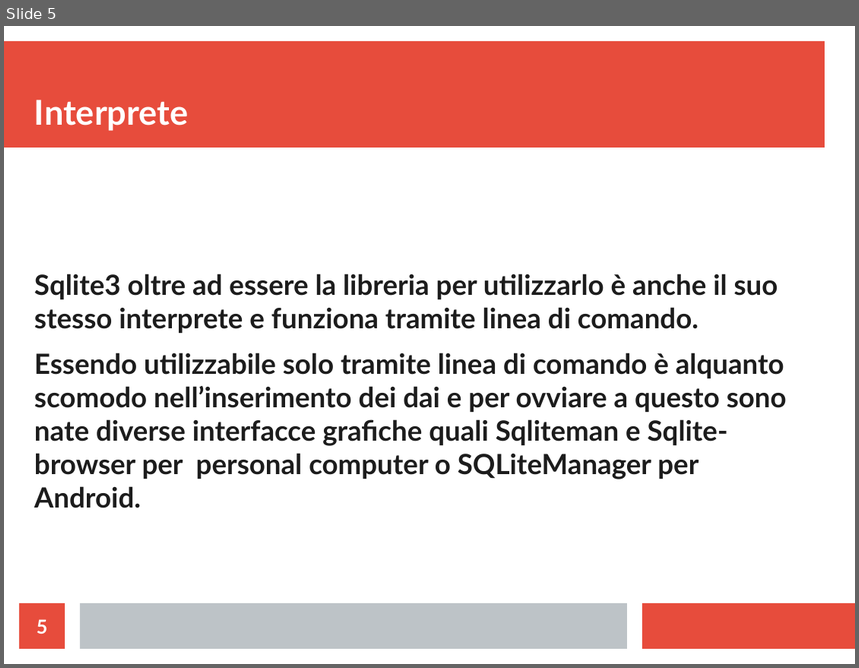
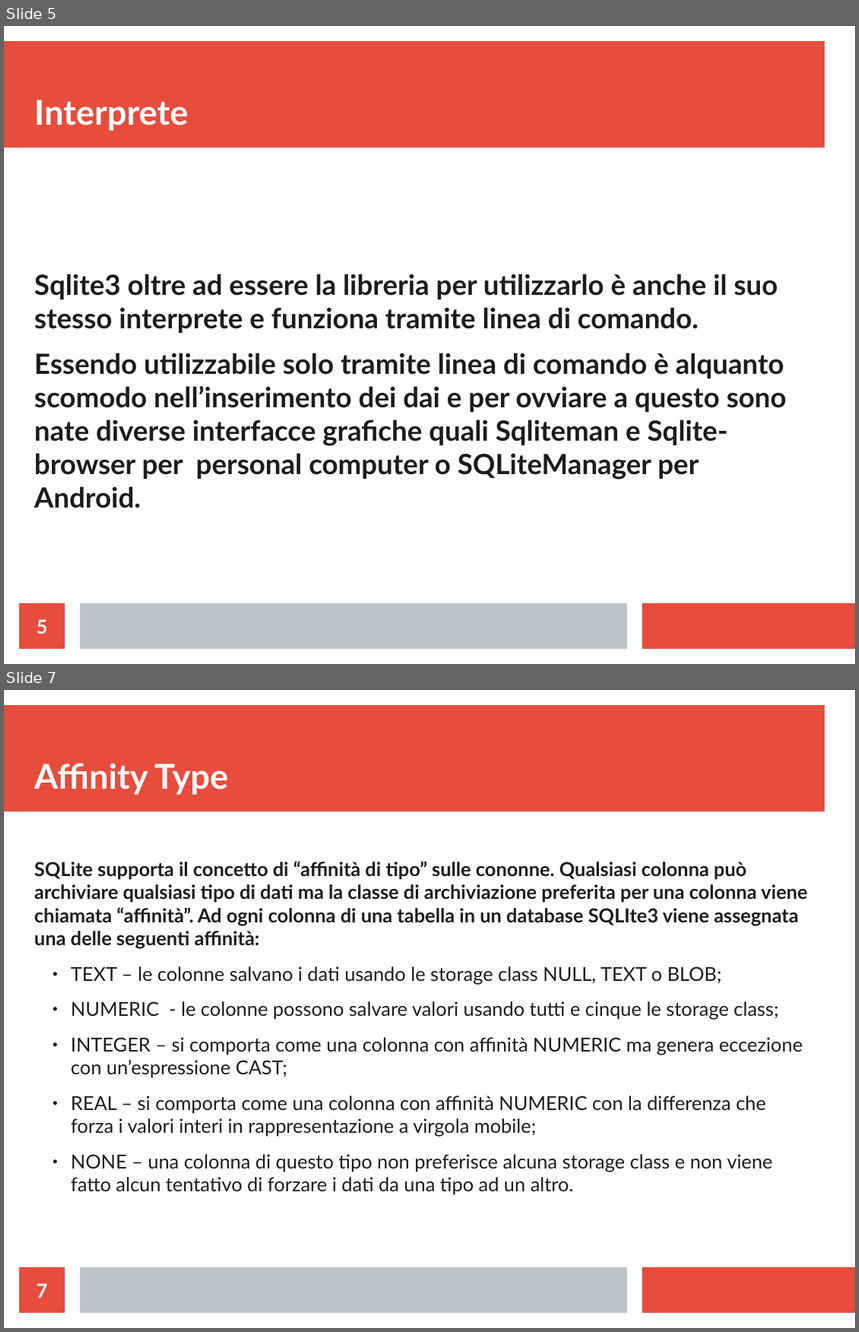
Before and after one commit to MicheleLadisa/cose, a slide deck: lavoriVari/SqlitePresentazione.odp. Shown one above the other, each under a label of ours: slide 5 before the commit, slides 5 and 7 after it; the slides between them are not shown. The pictures are 859x668 and 859x1332 pixels, drawn with LibreOffice and Linux fonts; fonts in the diff are those of the drawing. Boxes give left, top, right and bottom in pixels: in the first picture for what was removed or moved away, otherwise in the second. Text is boxed around its words. In the diff, an @@ line names an element or a change of style, - is before the commit and + after.

Commit message:
sqlite presentazione

```diff
--- a/lavoriVari/SqlitePresentazione.odp
+++ b/lavoriVari/SqlitePresentazione.odp
@@ slide 7 added at bbox=[4, 690, 855, 1328], background #FFFFFF; not listed: 3 template elements that a slide beside it also shows @@
@@ title added at bbox=[34, 763, 228, 795], 32 pt, text #FFFFFF, bold @@
+Affinity Type
@@ text added at bbox=[34, 861, 807, 1195], 18 pt, text #1C1C1C @@
+SQLite supporta il concetto di “affinità di tipo” sulle cononne. Qualsiasi colonna può archiviare qualsiasi tipo di dati ma la classe di archiviazione preferita per una colonna viene chiamata “affinità”. Ad ogni colonna di una tabella in un database SQLIte3 viene assegnata una delle seguenti affinità:
+  ● TEXT – le colonne salvano i dati usando le storage class NULL, TEXT o BLOB;
+  ● NUMERIC - le colonne possono salvare valori usando tutti e cinque le storage class;
+  ● INTEGER – si comporta come una colonna con affinità NUMERIC ma genera eccezione con un’espressione CAST;
+  ● REAL – si comporta come una colonna con affinità NUMERIC con la differenza che forza i valori interi in rappresentazione a virgola mobile;
+  ● NONE – una colonna di questo tipo non preferisce alcuna storage class e non viene fatto alcun tentativo di forzare i dati da una tipo ad un altro.
@@ page number added at bbox=[19, 1268, 65, 1313], fill #E74C3C, 18 pt, text #FFFFFF, bold @@
+7
```
Also in this commit, not shown: 6 other slides added, 1 slide removed, 1 other file.
